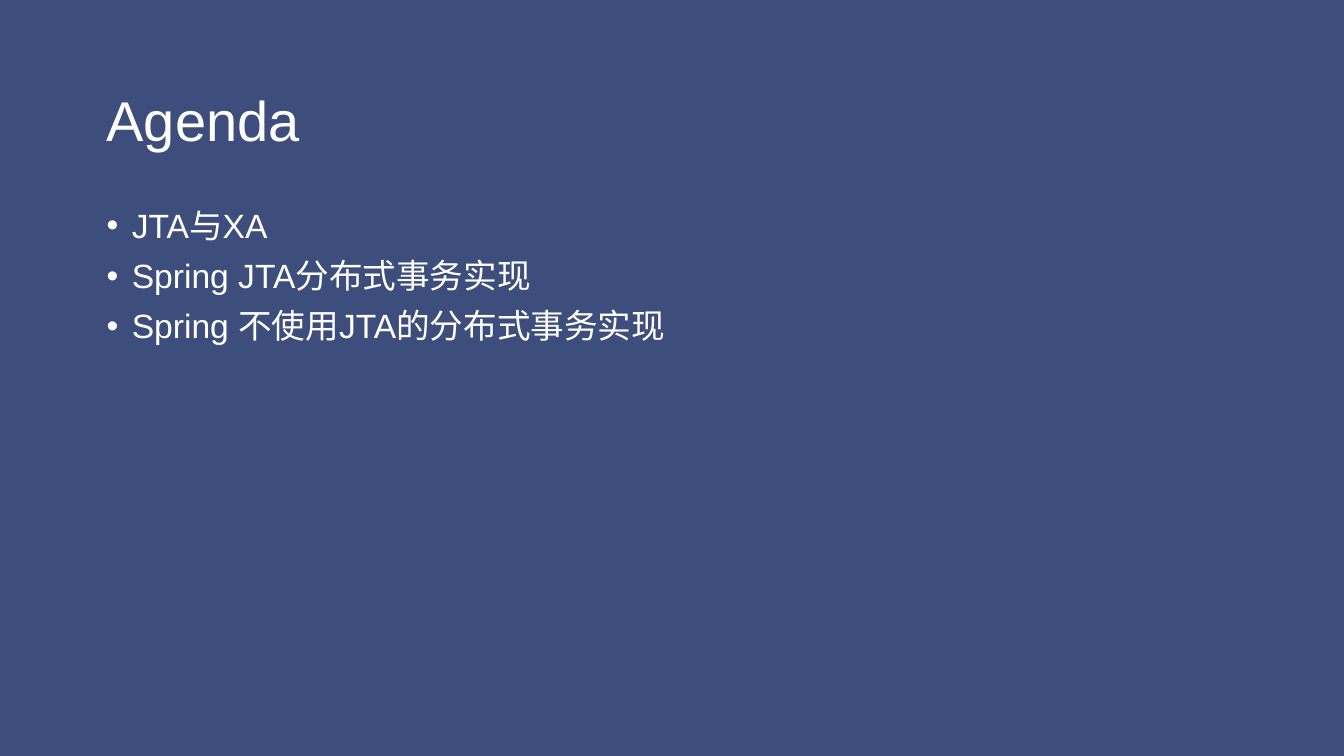
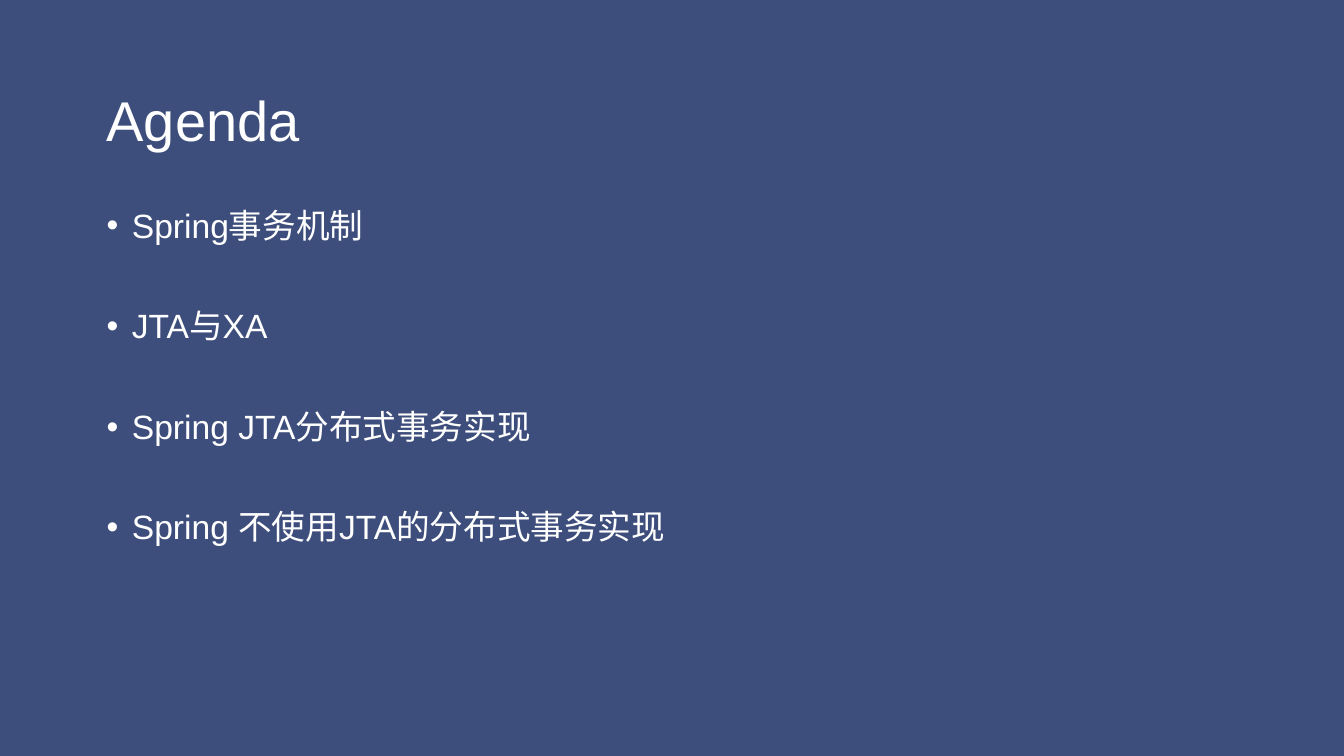
Before and after one commit to jungle0127/springcloudstudy, a slide deck: slide 7 of docs/distributedsystemtransaction.pptx (slide 6 before the commit). Drawn at 1344x756 pixels with LibreOffice and Linux fonts; fonts in the diff are those of the drawing. Boxes give left, top, right and bottom in pixels: in the first picture for what was removed or moved away, otherwise in the second. Text is boxed around its words. In the diff, an @@ line names an element or a change of style, - is before the commit and + after.

```diff
--- a/docs/distributedsystemtransaction.pptx
+++ b/docs/distributedsystemtransaction.pptx
@@ text at bbox=[132, 211, 364, 245]: paragraph added @@
+• Spring事务机制
```
Also in this commit, not shown: 1 other slide changed, 14 slides added, 8 other files.
